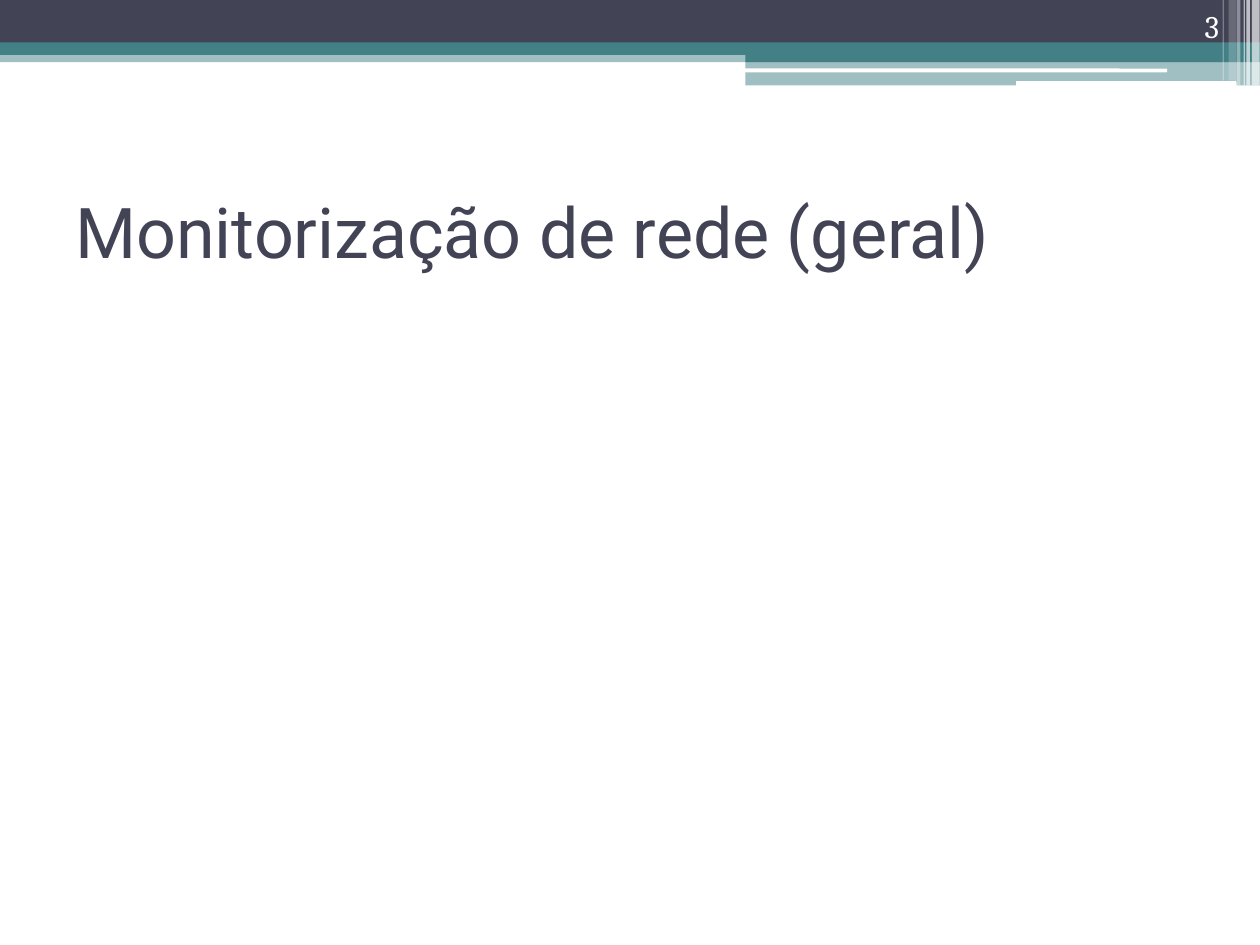
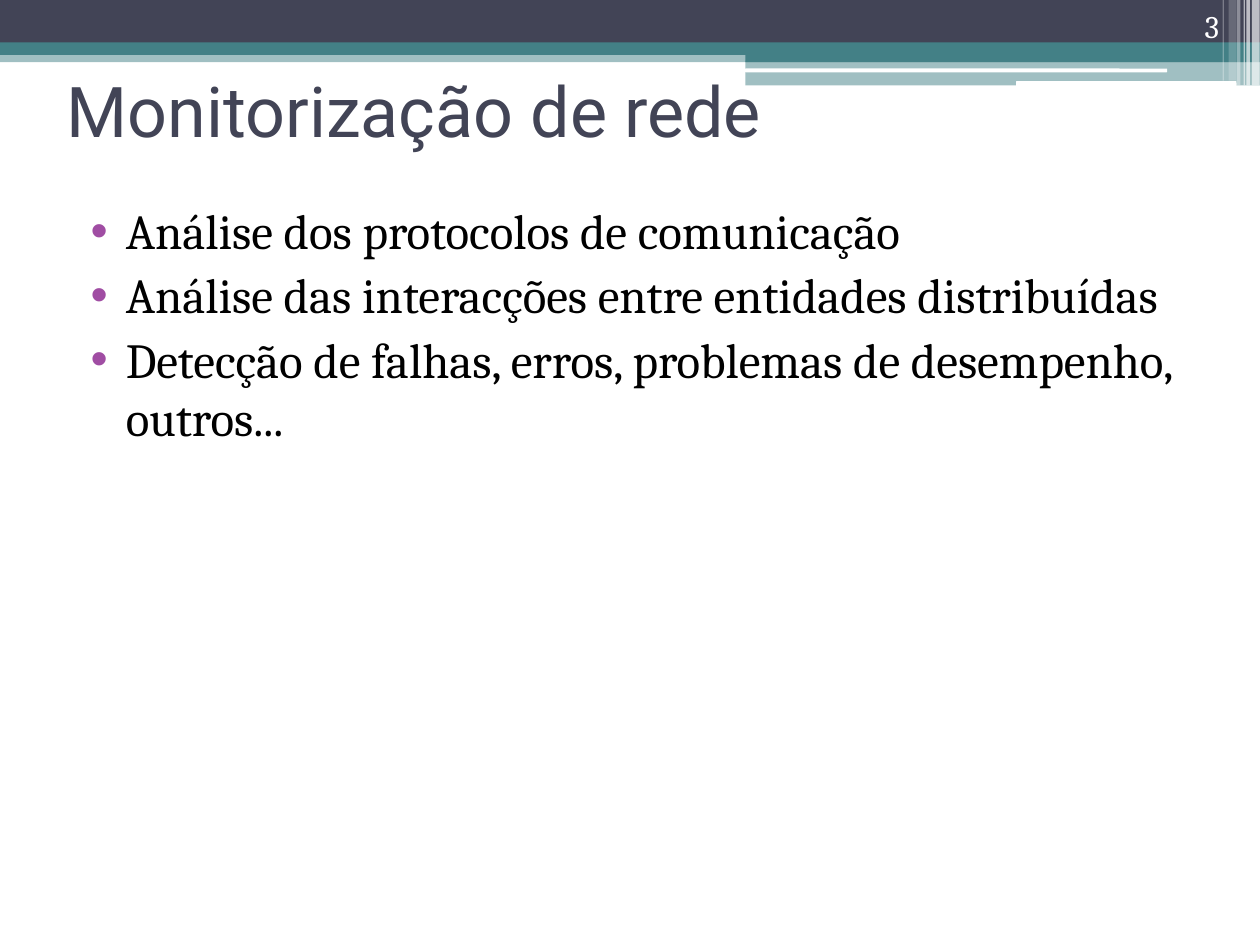
Before and after one commit to nunogmartins/cap_dissertation, a slide deck: slide 3 of doc/apresentacao_dissertacao.pptx. Drawn at 1260x945 pixels with LibreOffice and Linux fonts; fonts in the diff are those of the drawing. Boxes give left, top, right and bottom in pixels: in the first picture for what was removed or moved away, otherwise in the second. Text is boxed around its words. In the diff, an @@ line names an element or a change of style, - is before the commit and + after.

```diff
--- a/doc/apresentacao_dissertacao.pptx
+++ b/doc/apresentacao_dissertacao.pptx
@@ title at box(67, 73, 761, 152): text changed @@
-Monitorização de rede (geral)
+Monitorização de rede
@@ text added at box(126, 214, 1174, 437), 28 pt, text #000000 @@
+• Análise dos protocolos de comunicação
+• Análise das interacções entre entidades distribuídas
+• Detecção de falhas, erros, problemas de desempenho, outros...
```
Also in this commit, not shown: 4 other slides changed.
